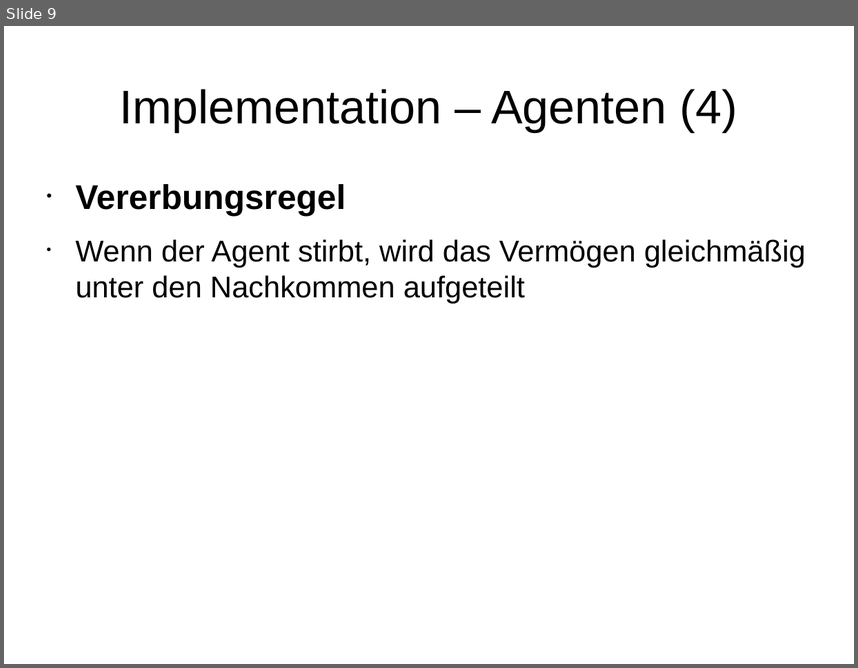
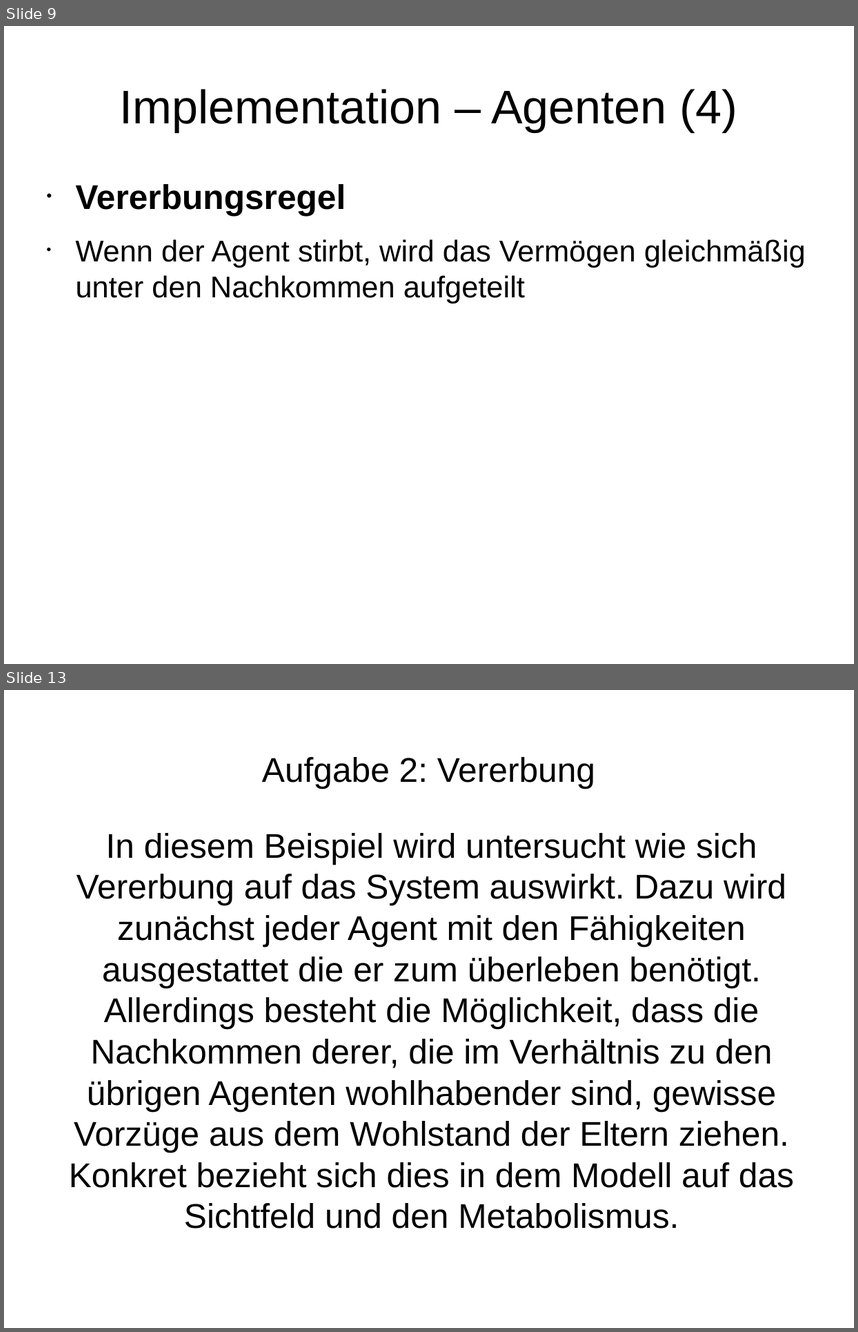
Before and after one commit to wsmirnow/Sugarscape, a slide deck: Presentation/Presentation.odp. Shown one above the other, each under a label of ours: slide 9 before the commit, slides 9 and 13 after it; the slides between them are not shown. The pictures are 858x668 and 858x1332 pixels, drawn with LibreOffice and Linux fonts; fonts in the diff are those of the drawing. Boxes give left, top, right and bottom in pixels: in the first picture for what was removed or moved away, otherwise in the second. Text is boxed around its words. In the diff, an @@ line names an element or a change of style, - is before the commit and + after.

Commit message:
Aufgaben bearbeitet und kommentiert

```diff
--- a/Presentation/Presentation.odp
+++ b/Presentation/Presentation.odp
@@ slide 13 added at (4,690,854,1328), background #FFFFFF @@
@@ title added at (262,757,595,789), 32 pt, text #000000 @@
+Aufgabe 2: Vererbung
@@ subtitle added at (69,833,794,1228), 32 pt, text #000000 @@
+In diesem Beispiel wird untersucht wie sich Vererbung auf das System auswirkt. Dazu wird zunächst jeder Agent mit den Fähigkeiten ausgestattet die er zum überleben benötigt. Allerdings besteht die Möglichkeit, dass die Nachkommen derer, die im Verhältnis zu den übrigen Agenten wohlhabender sind, gewisse Vorzüge aus dem Wohlstand der Eltern ziehen. Konkret bezieht sich dies in dem Modell auf das Sichtfeld und den Metabolismus.
```
Also in this commit, not shown: 9 other slides added.
